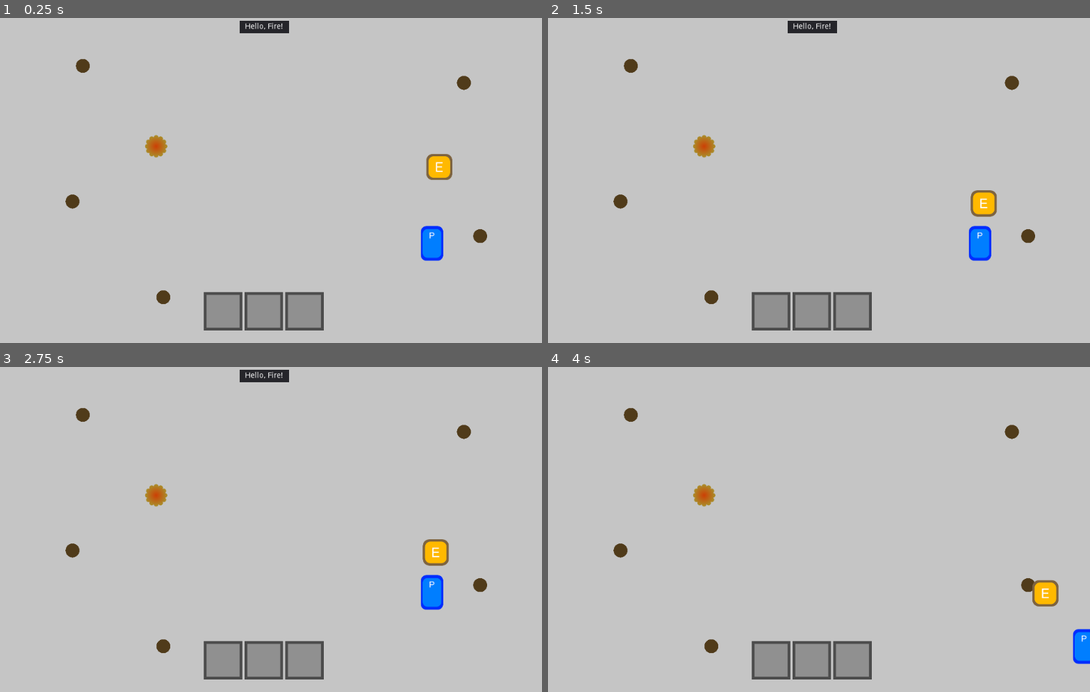
Above: before the commit, frames 1-4 (two rows, left to right).
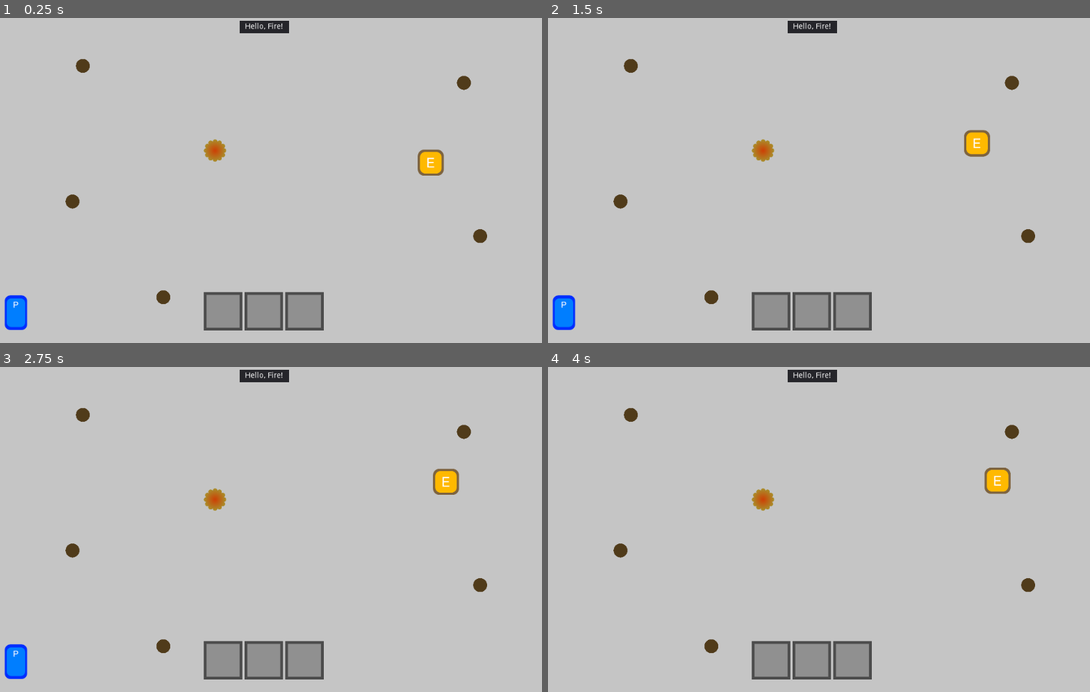
Above: after the commit, the same moments.

Repository: Barelos/LD46
Game: Godot game, scene res://main.tscn
Two runs of this game, one before a commit and one after it. Both use one fixed random seed, a clock stepped at 60 frames per second and the inputs below.
Inputs (mouse positions are in pixels of both pictures, inside the frame that each line leads up to):
- Up to frame 1 (0.25 s): no input
- Up to frame 2 (1.5 s): click (770, 310) at 0.5 s; click (813, 310) at 1.27 s
- Up to frame 3 (2.75 s): click (303, 659) at 2.02 s
- Up to frame 4 (4 s): move the mouse to (705, 493) at 2.77 s; hold Right (ui_right) 2.78-3.53 s; hold Space (invoke_action) 2.78-3.53 s; click (705, 493) at 2.92 s; move the mouse to (1014, 432) at 3.52 s; hold Down (ui_down) from 3.53 s (still down); tap Space (invoke_action) at 3.6 s; click (1014, 432) at 3.67 s

The runs differ from the first frame. In frame 1, 1.8% of the frame differs, in the area x 0-84%, y 35-97%; in frame 2, 2.1%, in the area x 0-83%, y 34-97%; in frame 3, 2.1%; in frame 4, 1.9%.

Commit message:
new enemy

Diff:
--- a/Enemy/enemy.gd
+++ b/Enemy/enemy.gd
@@ -8,15 +8,18 @@
 export var accelaration := 20
 
 export var wander_speed = 70
-
+export var light_push = 25
 var current_accelaration := Vector2()
 
 onready var idle_timer = $idle
 onready var chase_timer = $chase
 onready var wander_timer = $wander
+onready var tween = $Tween
 
 enum {IDLE, WANDER, CHASE, ATTACK}
 var current_state = WANDER
+
+var attacking = false
 
 var target = null
 var angle := 0.0
@@ -42,15 +45,15 @@
 	idle_timer.stop()
 	wander_timer.stop()
 	chase_timer.stop()
-	target = body
+	if target == null or not target.is_in_group("player"):
+		target = body
 	current_state = ATTACK
 
 func _on_hurtbox_body_exited(body: Node) -> void:
 	idle_timer.stop()
 	wander_timer.stop()
 	chase_timer.stop()
-	target = body
-	current_state = CHASE
+	_on_vision_body_entered(body)
 
 func _on_vision_body_entered(body: Node) -> void:
 	idle_timer.stop()
@@ -65,13 +68,22 @@
 func _on_vision_body_exited(body: Node) -> void:
 	chase_timer.start(chase_time)
 
+func _on_vision_area_shape_entered(area_id: int, area: Area2D, area_shape: int, self_shape: int) -> void:
+	_on_vision_body_entered(area.get_parent())
+
+func _on_vision_area_shape_exited(area_id: int, area: Area2D, area_shape: int, self_shape: int) -> void:
+	_on_vision_body_exited(area.get_parent())
+
 func stop_chase() -> void:
 	idle_timer.stop()
 	wander_timer.stop()
 	chase_timer.stop()
-	var overlapping = $vision.get_overlapping_bodies()
-	if  overlapping.size( )> 0:
-		target = overlapping[0]
+	var overlapping_b = $vision.get_overlapping_bodies()
+	var overlapping_a = $vision.get_overlapping_areas()
+	if  overlapping_b.size( )> 0:
+		target = overlapping_b[0]
+	elif  overlapping_a.size( )> 0:
+		target = overlapping_a[0].get_parent()
 	else:
 		target = null
 		start_idle()
@@ -106,7 +118,17 @@
 func chase(delta: float) -> void:
 	var force = (target.position - position).normalized()
 	current_accelaration = current_accelaration.move_toward(force*speed, accelaration)
+	current_accelaration = _light_push()
 	_move(current_accelaration)
+
+func _light_push():
+	var areas = $hurtbox.get_overlapping_areas()
+	for a in areas:
+		if a.is_in_group("light"):
+			var force = (position - a.position).normalized() * light_push
+			current_accelaration += force
+	return current_accelaration
+
 
 #############################
 # MOVEMENT
--- a/Enemy/enemy.tscn
+++ b/Enemy/enemy.tscn
@@ -15,6 +15,8 @@
 
 [node name="enemy" type="KinematicBody2D"]
 script = ExtResource( 2 )
+speed = 50
+wander_speed = 30
 
 [node name="graphics" type="Sprite" parent="."]
 position = Vector2( 0, -10 )
@@ -28,14 +30,14 @@
 
 [node name="vision" type="Area2D" parent="."]
 collision_layer = 64
-collision_mask = 130
+collision_mask = 6
 
 [node name="CollisionShape2D" type="CollisionShape2D" parent="vision"]
 shape = SubResource( 2 )
 
 [node name="hurtbox" type="Area2D" parent="."]
 collision_layer = 32
-collision_mask = 130
+collision_mask = 134
 
 [node name="CollisionShape2D" type="CollisionShape2D" parent="hurtbox"]
 shape = SubResource( 3 )
@@ -45,6 +47,10 @@
 [node name="chase" type="Timer" parent="."]
 
 [node name="wander" type="Timer" parent="."]
+
+[node name="Tween" type="Tween" parent="."]
+[connection signal="area_shape_entered" from="vision" to="." method="_on_vision_area_shape_entered"]
+[connection signal="area_shape_exited" from="vision" to="." method="_on_vision_area_shape_exited"]
 [connection signal="body_entered" from="vision" to="." method="_on_vision_body_entered"]
 [connection signal="body_exited" from="vision" to="." method="_on_vision_body_exited"]
 [connection signal="body_entered" from="hurtbox" to="." method="_on_hurtbox_body_entered"]
--- a/Fire/fire.tscn
+++ b/Fire/fire.tscn
@@ -20,6 +20,7 @@
 collision_layer = 129
 collision_mask = 2
 script = ExtResource( 2 )
+wood_burning_rate = 0.05
 
 [node name="Sprite" type="Sprite" parent="."]
 scale = Vector2( 0.5, 0.5 )
@@ -30,15 +31,17 @@
 rotation = 1.5708
 shape = SubResource( 1 )
 
-[node name="light" type="Area2D" parent="."]
+[node name="light" type="Area2D" parent="." groups=[
+"light",
+]]
 collision_layer = 4
-collision_mask = 0
+collision_mask = 96
 
 [node name="area" type="CollisionShape2D" parent="light"]
 shape = SubResource( 2 )
 
 [node name="interactionArea" type="Area2D" parent="."]
-collision_layer = 16
+collision_layer = 144
 collision_mask = 0
 
 [node name="CollisionShape2D" type="CollisionShape2D" parent="interactionArea"]
--- a/Player/player.tscn
+++ b/Player/player.tscn
@@ -1,10 +1,13 @@
-[gd_scene load_steps=4 format=2]
+[gd_scene load_steps=5 format=2]
 
 [ext_resource path="res://Player/Player.png" type="Texture" id=1]
 [ext_resource path="res://Player/player.gd" type="Script" id=2]
 
 [sub_resource type="CapsuleShape2D" id=1]
 height = 18.127
+
+[sub_resource type="CircleShape2D" id=2]
+radius = 68.3561
 
 [node name="player" type="KinematicBody2D" groups=[
 "player",
@@ -20,3 +23,14 @@
 position = Vector2( 0, 22 )
 rotation = 1.5708
 shape = SubResource( 1 )
+
+[node name="light" type="Area2D" parent="." groups=[
+"light",
+]]
+monitoring = false
+monitorable = false
+collision_layer = 4
+collision_mask = 32
+
+[node name="CollisionShape2D" type="CollisionShape2D" parent="light"]
+shape = SubResource( 2 )
--- a/main.tscn
+++ b/main.tscn
@@ -53,12 +53,12 @@
 [node name="world" type="YSort" parent="."]
 
 [node name="player" parent="world" instance=ExtResource( 2 )]
-position = Vector2( 821.339, 416.149 )
+position = Vector2( 54.972, 544.092 )
 speed = 250
 accelaration = 50
 
 [node name="fire" parent="world" instance=ExtResource( 3 )]
-position = Vector2( 313.223, 236.937 )
+position = Vector2( 421.781, 244.691 )
 
 [node name="pickables" type="YSort" parent="world"]
 
@@ -80,4 +80,4 @@
 [node name="obstacles" type="YSort" parent="world"]
 
 [node name="enemy" parent="world" instance=ExtResource( 6 )]
-position = Vector2( 837.991, 253.03 )
+position = Vector2( 821.19, 276.292 )
